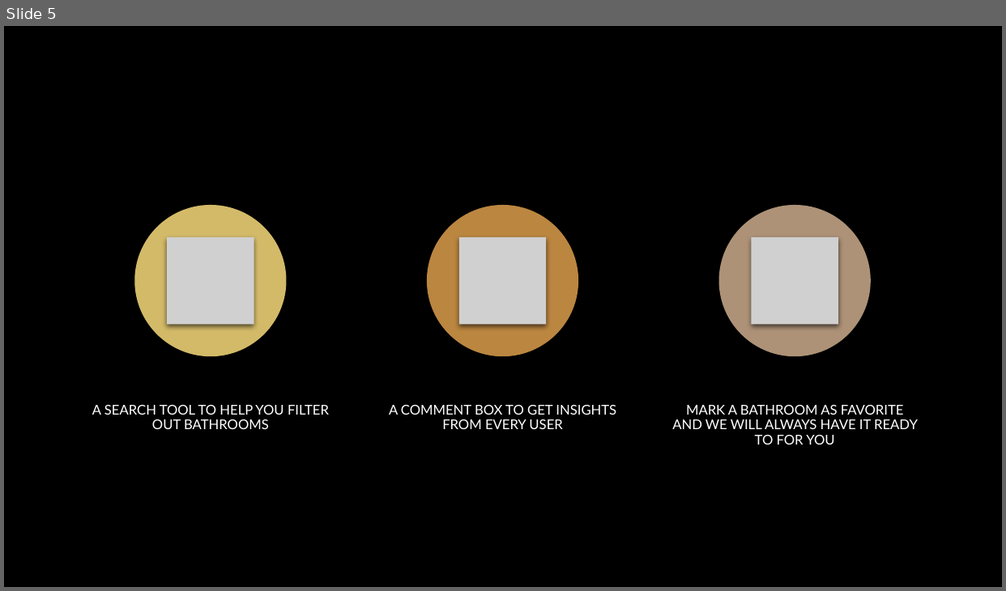
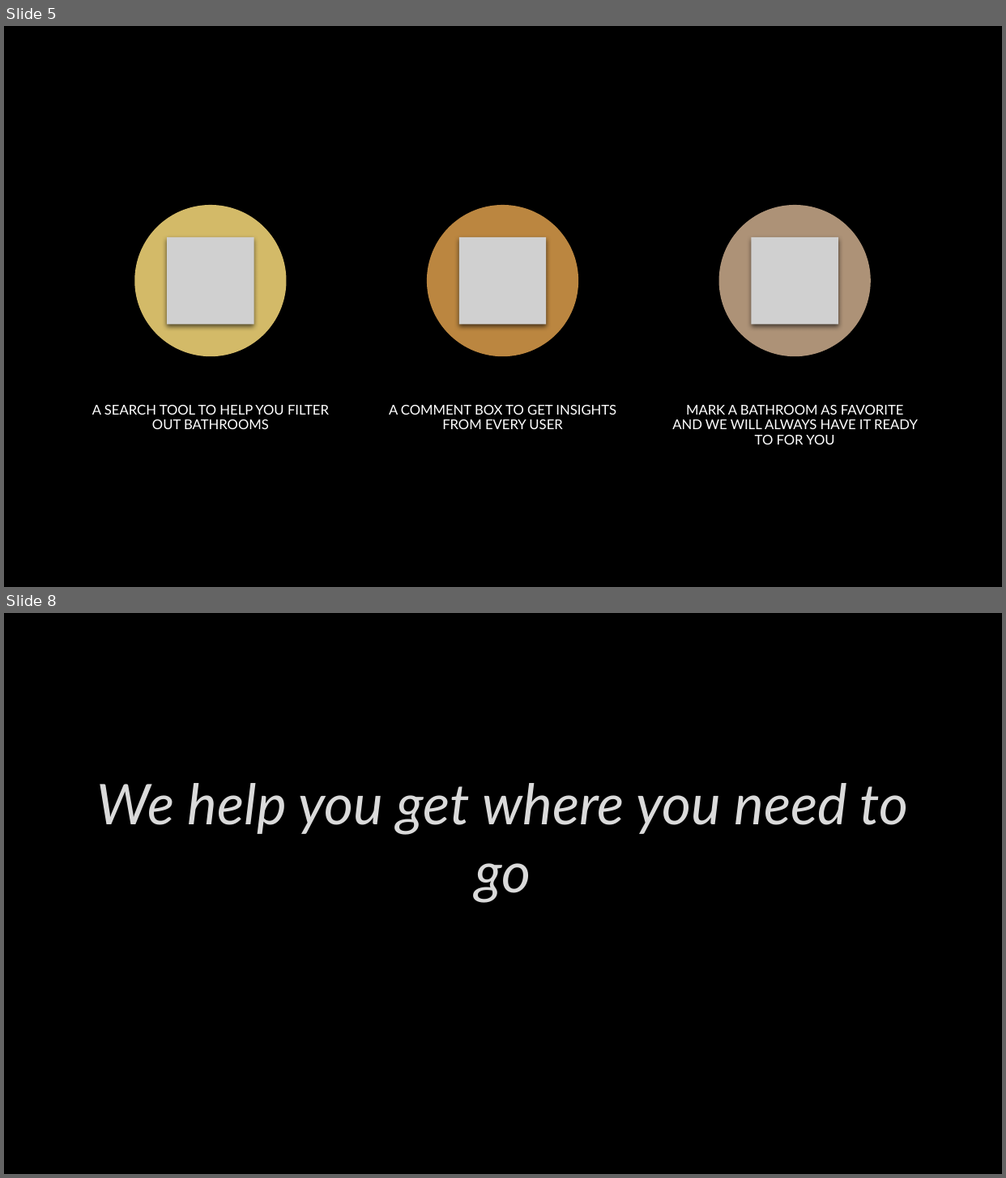
Before and after one commit to Superraptor/shttr, a slide deck: presentation/shttr.pptx. Shown one above the other, each under a label of ours: slide 5 before the commit, slides 5 and 8 after it; the slides between them are not shown. The pictures are 1006x591 and 1006x1178 pixels, drawn with LibreOffice and Linux fonts; fonts in the diff are those of the drawing; grey boxes stand for pictures; background and template pictures are left out. Boxes give left, top, right and bottom in pixels: in the first picture for what was removed or moved away, otherwise in the second. Text is boxed around its words. In the diff, an @@ line names an element or a change of style, - is before the commit and + after.

```diff
--- a/presentation/shttr.pptx
+++ b/presentation/shttr.pptx
@@ slide 8 added at <box>4,613,1002,1174</box>, background picture (left out) @@
@@ title added at <box>97,783,909,903</box>, 54 pt, text #DADADA, italic @@
+We help you get where you need to go
```
Also in this commit, not shown: 3 slides changed, 1 other file.
